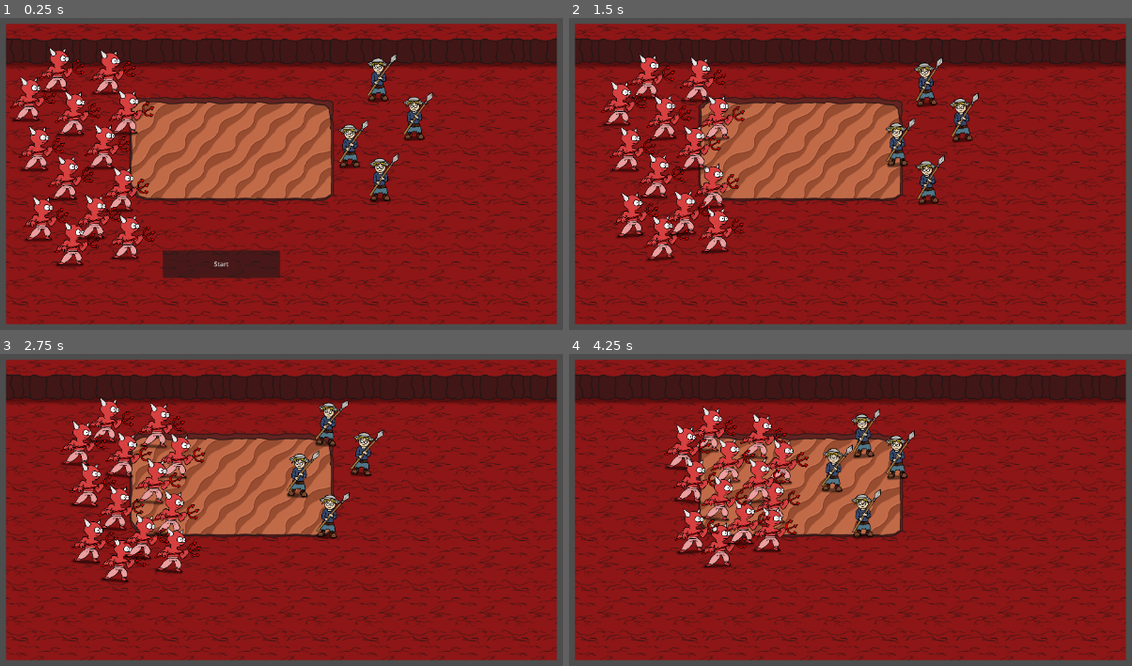
Above: before the commit, frames 1-4 (two rows, left to right).
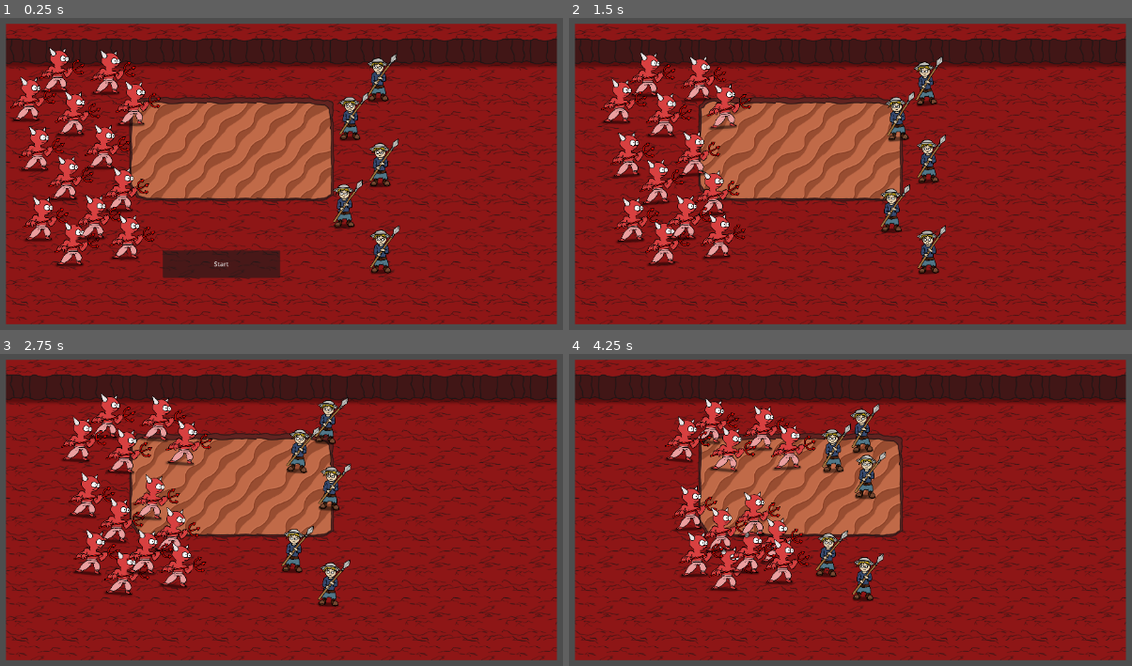
Above: after the commit, the same moments.

Repository: gideon-wade/Growing
Game: Godot game, scene res://Map/map.tscn
Same seed, same stepped clock (60 frames per second), same inputs: the game is played once before the commit and once after it.
Inputs (mouse positions are in pixels of both pictures, inside the frame that each line leads up to):
- Up to frame 1 (0.25 s): no input
- Up to frame 2 (1.5 s): click "Start" at 0.5 s; move the mouse to (642, 77) at 1.27 s; click (642, 77) at 1.42 s
- Up to frame 3 (2.75 s): move the mouse to (140, 422) at 2.02 s; click (140, 422) at 2.17 s
- Up to frame 4 (4.25 s): move the mouse to (749, 460) at 2.77 s; click (749, 460) at 2.92 s; move the mouse to (760, 510) at 3.52 s; click (760, 510) at 3.67 s

The runs differ from the first frame. In frame 1, 3.3% of the frame differs, in the area x 19-77%, y 20-83%; in frame 2, 10%; in frame 3, 11%; in frame 4, 12%, in the area x 16-62%, y 14-80%.

Commit message:
attack sound seriøst

Diff:
--- a/Map/map.tscn
+++ b/Map/map.tscn
@@ -1,8 +1,8 @@
 [gd_scene load_steps=5 format=3 uid="uid://c04x18amkxulk"]
 
-[ext_resource type="Script" uid="uid://dk30hfmye5q5n" path="res://Map/map.gd" id="1_6yc6o"]
-[ext_resource type="PackedScene" uid="uid://c3ww8xmwh8juw" path="res://Mobs/Player/basic_player.tscn" id="1_njngi"]
-[ext_resource type="PackedScene" uid="uid://dh37h4k6rbpli" path="res://Mobs/Enemy/basic_enemy.tscn" id="2_6yc6o"]
+[ext_resource type="Script" uid="uid://dk30hfmye5q5n" path="res://map/map.gd" id="1_6yc6o"]
+[ext_resource type="PackedScene" uid="uid://c3ww8xmwh8juw" path="res://mobs/player/basic_player.tscn" id="1_njngi"]
+[ext_resource type="PackedScene" uid="uid://dh37h4k6rbpli" path="res://mobs/enemy/basic_enemy.tscn" id="2_6yc6o"]
 [ext_resource type="PackedScene" uid="uid://dehl2r26aays6" path="res://art_assets/plains_tileset.tscn" id="4_86j4t"]
 
 [node name="Map" type="Node2D"]
@@ -14,10 +14,13 @@
 position = Vector2(956, 139)
 
 [node name="BasicEnemy3" parent="." instance=ExtResource("2_6yc6o")]
-position = Vector2(1048, 238)
+position = Vector2(884, 238)
+
+[node name="BasicEnemy5" parent="." instance=ExtResource("2_6yc6o")]
+position = Vector2(961, 357)
 
 [node name="BasicEnemy4" parent="." instance=ExtResource("2_6yc6o")]
-position = Vector2(883, 309)
+position = Vector2(869, 462)
 
 [node name="BasicPlayer" parent="." instance=ExtResource("1_njngi")]
 position = Vector2(140, 117)
@@ -28,7 +31,7 @@
 unit_name = "Imp"
 
 [node name="BasicPlayer8" parent="." instance=ExtResource("1_njngi")]
-position = Vector2(318, 226)
+position = Vector2(335, 203)
 unit_name = "Imp"
 
 [node name="BasicPlayer9" parent="." instance=ExtResource("1_njngi")]
@@ -72,7 +75,7 @@
 unit_name = "Imp"
 
 [node name="BasicEnemy" parent="." instance=ExtResource("2_6yc6o")]
-position = Vector2(961, 395)
+position = Vector2(963, 579)
 
 [node name="Button" type="Button" parent="."]
 offset_left = 400.0
--- a/Mobs/Enemy/basic_enemy.tscn
+++ b/Mobs/Enemy/basic_enemy.tscn
@@ -1,9 +1,9 @@
 [gd_scene load_steps=6 format=3 uid="uid://dh37h4k6rbpli"]
 
-[ext_resource type="Script" uid="uid://b63cupsjvyoh7" path="res://Mobs/Enemy/basic_enemy.gd" id="1_kmm33"]
+[ext_resource type="Script" uid="uid://b63cupsjvyoh7" path="res://mobs/enemy/basic_enemy.gd" id="1_kmm33"]
 [ext_resource type="Texture2D" uid="uid://cev7snb1s0noa" path="res://art/units/peasant.png" id="2_kmm33"]
-[ext_resource type="Script" uid="uid://drrepm7kwhwhi" path="res://Mobs/Enemy/tween_controller.gd" id="3_1thp2"]
-[ext_resource type="Script" uid="uid://cjcslf3plpk6a" path="res://Mobs/Enemy/audio_controller.gd" id="4_in3wq"]
+[ext_resource type="Script" uid="uid://drrepm7kwhwhi" path="res://mobs/enemy/tween_controller.gd" id="3_1thp2"]
+[ext_resource type="Script" uid="uid://cjcslf3plpk6a" path="res://mobs/enemy/audio_controller.gd" id="4_in3wq"]
 
 [sub_resource type="CircleShape2D" id="CircleShape2D_kmm33"]
 radius = 22.0907
--- a/Mobs/Enemy/enemy.gd
+++ b/Mobs/Enemy/enemy.gd
@@ -4,7 +4,7 @@
 @onready var tween_controller: TweenController = $TweenController
 @onready var audio_controller: AudioController = $AudioController
 @export var unit_name : String
-var attack_speed : float = 0.1
+var attack_speed : float = 0.3
 
 func _ready() -> void:
 	tween_controller.original_sprite_scale = Vector2(0.25, 0.25)
--- a/Mobs/Enemy/mob.tscn
+++ b/Mobs/Enemy/mob.tscn
@@ -1,9 +1,9 @@
 [gd_scene load_steps=5 format=3 uid="uid://cbmbmtxaq0nsp"]
 
-[ext_resource type="Script" uid="uid://dyttp6ej3lsu0" path="res://Mobs/Enemy/mob.gd" id="1_41vsg"]
+[ext_resource type="Script" uid="uid://dyttp6ej3lsu0" path="res://mobs/enemy/mob.gd" id="1_41vsg"]
 [ext_resource type="Texture2D" uid="uid://cev7snb1s0noa" path="res://art/units/peasant.png" id="2_k1i8b"]
-[ext_resource type="Script" uid="uid://drrepm7kwhwhi" path="res://Mobs/Enemy/tween_controller.gd" id="3_irj83"]
-[ext_resource type="Script" uid="uid://cjcslf3plpk6a" path="res://Mobs/Enemy/audio_controller.gd" id="4_gg0hu"]
+[ext_resource type="Script" uid="uid://drrepm7kwhwhi" path="res://mobs/enemy/tween_controller.gd" id="3_irj83"]
+[ext_resource type="Script" uid="uid://cjcslf3plpk6a" path="res://mobs/enemy/audio_controller.gd" id="4_gg0hu"]
 
 [node name="Mob" type="Node2D"]
 script = ExtResource("1_41vsg")
--- a/Mobs/Player/basic_player.gd
+++ b/Mobs/Player/basic_player.gd
@@ -36,8 +36,10 @@
 	if collider:
 		if collider.get_collider() is Enemy:
 			if can_attack:
+				can_attack = false
+				audio_controller.play_random_sound_of_type("attack", unit_name)
 				$AttackTimer.start()
-				can_attack = false
+				print("attack")
 				collider.get_collider().damage(attack)
 
 func damage(dmg):
--- a/Mobs/Player/basic_player.tscn
+++ b/Mobs/Player/basic_player.tscn
@@ -1,9 +1,9 @@
 [gd_scene load_steps=6 format=3 uid="uid://c3ww8xmwh8juw"]
 
-[ext_resource type="Script" uid="uid://bs20obui0ykad" path="res://Mobs/Player/basic_player.gd" id="1_rys3d"]
+[ext_resource type="Script" uid="uid://bs20obui0ykad" path="res://mobs/player/basic_player.gd" id="1_rys3d"]
 [ext_resource type="Texture2D" uid="uid://tl7xwlbsxc6o" path="res://art/units/imp.png" id="2_rys3d"]
-[ext_resource type="Script" uid="uid://cjcslf3plpk6a" path="res://Mobs/Enemy/audio_controller.gd" id="3_0nyjy"]
-[ext_resource type="Script" uid="uid://drrepm7kwhwhi" path="res://Mobs/Enemy/tween_controller.gd" id="3_a2d2d"]
+[ext_resource type="Script" uid="uid://cjcslf3plpk6a" path="res://mobs/enemy/audio_controller.gd" id="3_0nyjy"]
+[ext_resource type="Script" uid="uid://drrepm7kwhwhi" path="res://mobs/enemy/tween_controller.gd" id="3_a2d2d"]
 
 [sub_resource type="CircleShape2D" id="CircleShape2D_rys3d"]
 radius = 29.0689
--- a/Mobs/Player/player.gd
+++ b/Mobs/Player/player.gd
@@ -5,7 +5,7 @@
 @onready var tween_controller: TweenController = $TweenController
 @onready var audio_controller: AudioController = $AudioController
 @export var unit_name : String
-var attack_speed : float = 0.15
+var attack_speed : float = 0.55
 
 
 var is_alive : bool = true
Not shown, added: art/assets/flags.png.import
Not shown: 1 places in game_manager.tscn that only renumber resources
